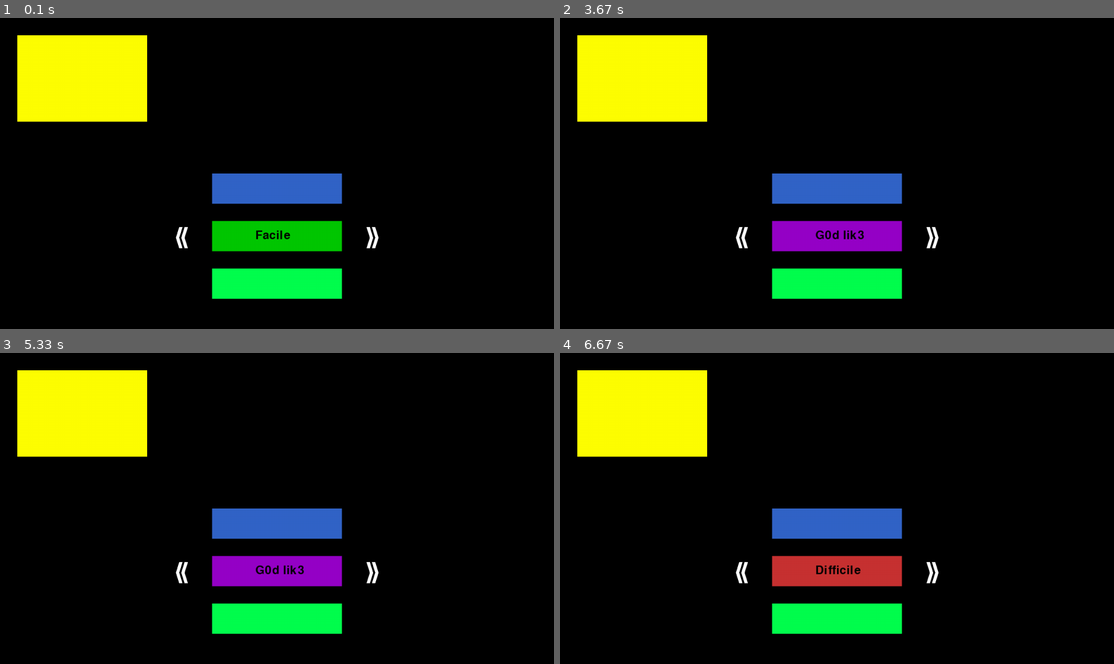
Above: before the commit, frames 1-4 (two rows, left to right).
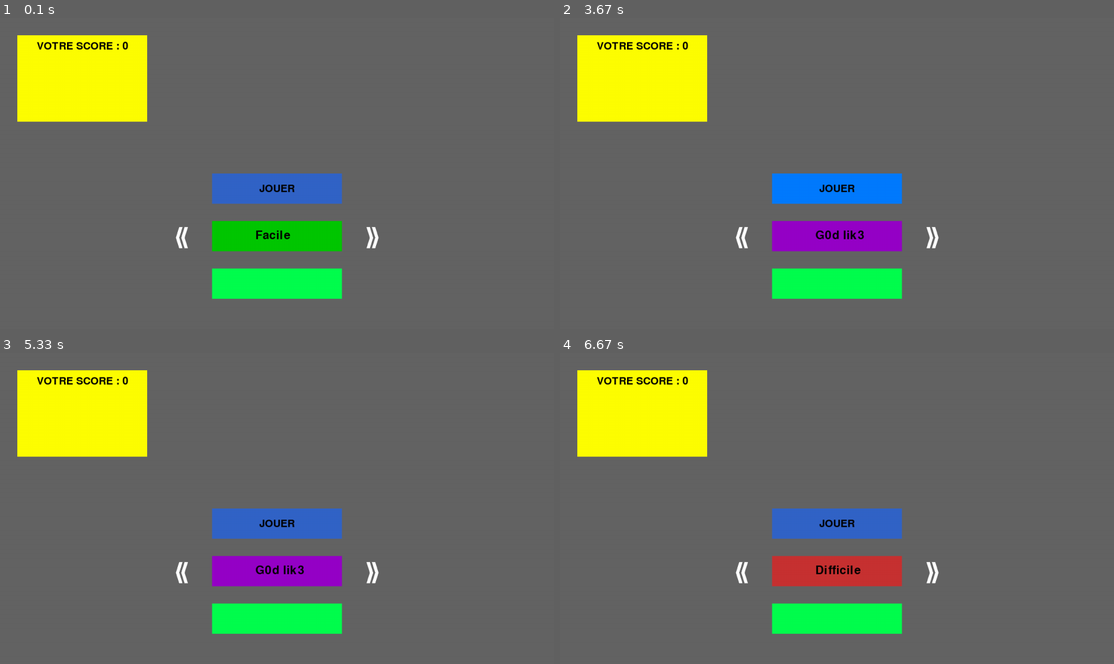
Above: after the commit, the same moments.

Repository: Nathan-Camredon/Hangman
Game: pygame game, started from modules/graphic/graphic_ui.py
Same seed, same stepped clock (60 frames per second), same inputs: the game is played once before the commit and once after it.
Inputs (mouse positions are in pixels of both pictures, inside the frame that each line leads up to):
- Up to frame 1 (0.1 s): no input
- Up to frame 2 (3.67 s): click (837, 173) at 0.38 s; click (704, 176) at 0.72 s; click (837, 189) at 1.05 s, where only the run after the commit has a clickable "JOUER"; click (1041, 282) at 1.38 s; click (742, 238) at 2.22 s; click (837, 189) at 3.55 s, where only the run after the commit has a clickable "JOUER"
- Up to frame 3 (5.33 s): click (448, 502) at 3.88 s; click (277, 524) at 4.72 s, where only the run after the commit has a clickable "JOUER"; click (299, 496) at 5.05 s
- Up to frame 4 (6.67 s): click (742, 573) at 5.88 s

The runs differ from the first frame. In frame 1, 87% of the frame differs, in the area x 0-100%, y 0-100%; in frame 2, 89%; in frame 3, 87%; in frame 4, 87%.

Commit message:
V0.1 - Hover and color update

Diff:
--- a/modules/graphic/graphic_ui.py
+++ b/modules/graphic/graphic_ui.py
@@ -15,11 +15,15 @@
 center_y = HEIGHT // 2
 
 # Color
+WHITE = (255, 255, 255)
 BLACK = (0, 0, 0)
 GRAY = (100, 100, 100)
 BLUE = (50, 100, 200)
-RED = (180, 50, 50)
+LIGHT_BLUE = (0, 123, 255, 255)
+RED = (180, 30, 30)
+LIGHT_RED = (255, 0, 46, 255)
 GREEN = (0, 255, 78)
+DARK_GREEN = (0, 185, 78, 255)
 YELLOW = (255, 255, 0, 255)
 
 
@@ -67,7 +71,7 @@
 # Function window size
 def window_size(size_x, size_y, name):
     window = pygame.display.set_mode((size_x, size_y))
-    window.fill(BLACK)
+    window.fill(GRAY)
     pygame.display.set_caption(name)
     return window
 
@@ -92,7 +96,7 @@
     right_arrow_rect.topleft = (center_x + 190, center_y + 120)
 
     while running:
-        window.fill(BLACK)
+        window.fill(GRAY)
         for event in pygame.event.get():
             if event.type == pygame.QUIT:
                 time.sleep(0.4)
@@ -122,11 +126,14 @@
                     difficulty_index += 1
                     if difficulty_index >= len(difficulties):
                         difficulty_index = 0
-                        # Gestion d'erreur ( a effaer repere flo)
+                        # Gestion d'erreur ( a effacer repère flo)
 
                 # Exit
                 if exit_button.collidepoint(event.pos):
+                    pygame.mouse.set_cursor(pygame.SYSTEM_CURSOR_HAND)
                     running = False
+                else:
+                    pygame.mouse.set_cursor(pygame.SYSTEM_CURSOR_ARROW)
                     # ajouter stop music
 
 
@@ -134,22 +141,43 @@
 
 
 
-        # Buttons Play / Diffuculty / Word / Exit
+
+        # -- Buttons Play / Diffuculty / Word / Exit --
+
+        # Play
         play_button = draw_button((center_x - 150), center_y, 300, 70, BLUE, window)
+
+        mouse_pos = pygame.mouse.get_pos()
+        play_color = LIGHT_BLUE if play_button.collidepoint(mouse_pos) else BLUE
+        exit_button = draw_button((center_x - 150), center_y, 300, 70, play_color, window)
+        draw_text("JOUER", 36, BLACK, play_button.center, window)
+
+        # Difficulty rect
         difficulty_button = draw_button((center_x - 150), (center_y + 110), 300, 70, difficulty_color[difficulty_index], window)
         word_button = draw_button((center_x - 150), (center_y + 220), 300, 70, GREEN, window)
-        exit_button = draw_button((center_x + 650 ), 10, 300, 70, RED, window)
 
-        # Score Rectangle
-        score = draw_button(40, 40, 300, 200, YELLOW, window)
 
-        window.blit(arrow_left_png, left_arrow_rect)
-        window.blit(arrow_right_png, right_arrow_rect)
-
+        # Difficulty swap
         font = pygame.font.SysFont(None, 40)
         text = font.render(difficulties[difficulty_index], True, BLACK)
         window.blit(text, (center_x - 50, center_y + 130))
 
+        # Arrow blit
+        window.blit(arrow_left_png, left_arrow_rect)
+        window.blit(arrow_right_png, right_arrow_rect)
+
+        # Quit
+        exit_button = draw_button(center_x + 650, 10, 300, 70, RED, window)
+
+        mouse_pos = pygame.mouse.get_pos()
+        exit_color = LIGHT_RED if exit_button.collidepoint(mouse_pos) else RED
+        exit_button = draw_button(center_x + 650, 10, 300, 70, exit_color, window)
+        draw_text("QUITTER", 36, BLACK, exit_button.center, window)
+
+
+        # Score Rectangle
+        score = draw_button(40, 40, 300, 200, YELLOW, window)
+        draw_text("VOTRE SCORE : 0",36,BLACK,(score.centerx, score.top + 25),window)
 
         clock.tick(60)
         pygame.display.update()
